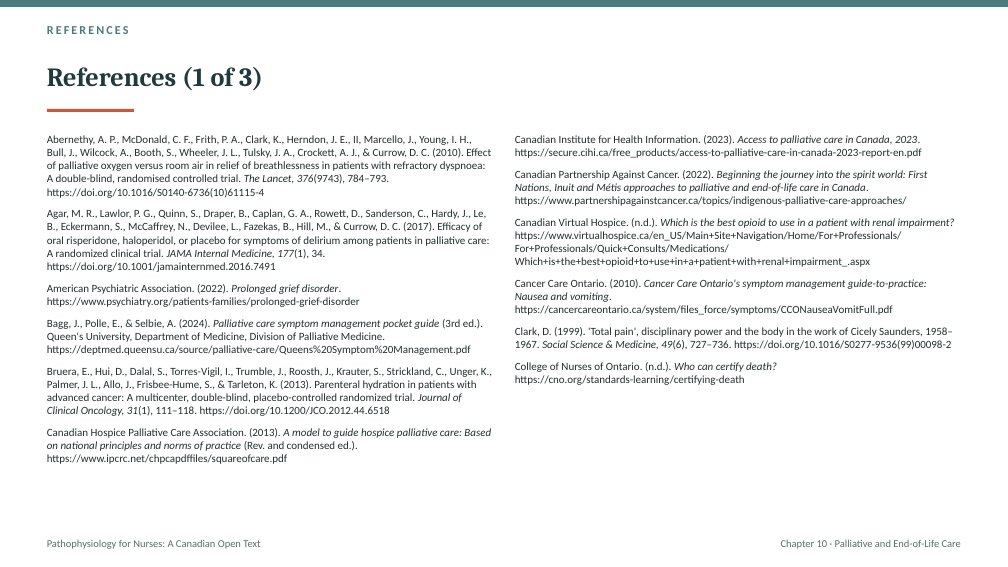
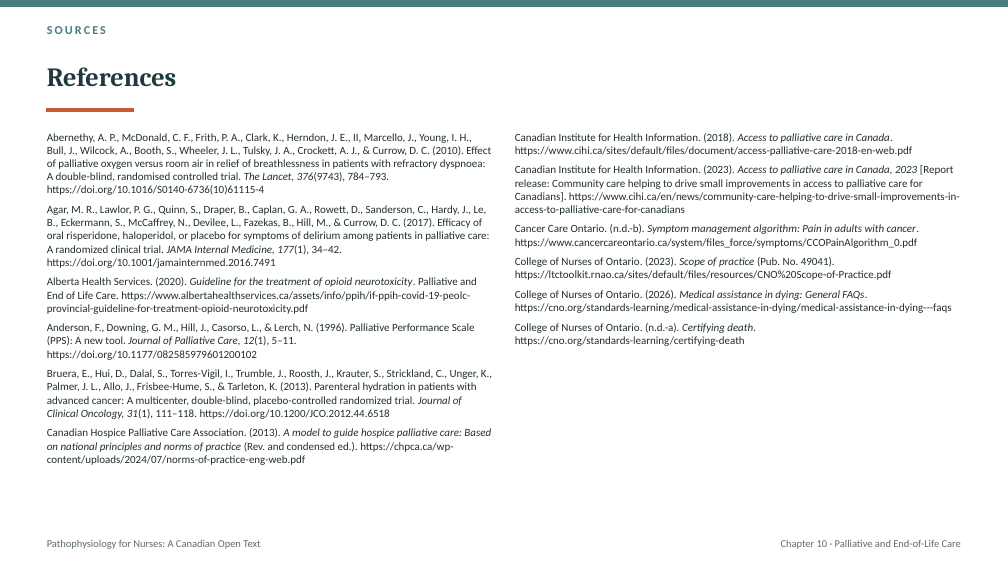
Before and after one commit to andrewleenl/opensourcenursing, a slide deck: slide 47 of Ch10_Palliative_and_End_of_Life_Care_Lecture_Presentation.pptx (slide 59 before the commit). Drawn at 1008x567 pixels with LibreOffice and Linux fonts; fonts in the diff are those of the drawing. Boxes give left, top, right and bottom in pixels: in the first picture for what was removed or moved away, otherwise in the second. Text is boxed around its words. In the diff, an @@ line names an element or a change of style, - is before the commit and + after.

```diff
--- a/Ch10_Palliative_and_End_of_Life_Care_Lecture_Presentation.pptx
+++ b/Ch10_Palliative_and_End_of_Life_Care_Lecture_Presentation.pptx
@@ text added at box(47, 26, 106, 34), 11.5 pt, text #4A7C7E, bold @@
+SOURCES
@@ title "References" at box(47, 67, 176, 86): vertical alignment top to middle @@
@@ title at box(47, 67, 176, 86): text changed; size 11.5 to 25 pt; font Calibri to Cambria; text colour #4A7C7E to #1F3A3D @@
-REFERENCES
+References
@@ title removed at box(47, 67, 263, 90) @@
-References (1 of 3)
@@ text at box(47, 133, 492, 419): less space between paragraphs @@
@@ text at box(515, 133, 960, 346): text changed @@
-Canadian Institute for Health Information. (2023). Access to palliative care in Canada, 2023. https://secure.cihi.ca/free_products/access-to-palliative-care-in-canada-2023-report-en.pdf
-Canadian Partnership Against Cancer. (2022). Beginning the journey into the spirit world: First Nations, Inuit and Métis approaches to palliative and end-of-life care in Canada. https://www.partnershipagainstcancer.ca/topics/indigenous-palliative-care-approaches/
-Canadian Virtual Hospice. (n.d.). Which is the best opioid to use in a patient with renal impairment? https://www.virtualhospice.ca/en_US/Main+Site+Navigation/Home/For+Professionals/For+Professionals/Quick+Consults/Medications/Which+is+the+best+opioid+to+use+in+a+patient+with+renal+impairment_.aspx
-Cancer Care Ontario. (2010). Cancer Care Ontario's symptom management guide-to-practice: Nausea and vomiting. https://cancercareontario.ca/system/files_force/symptoms/CCONauseaVomitFull.pdf
-Clark, D. (1999). 'Total pain', disciplinary power and the body in the work of Cicely Saunders, 1958–1967. Social Science & Medicine, 49(6), 727–736. https://doi.org/10.1016/S0277-9536(99)00098-2
-College of Nurses of Ontario. (n.d.). Who can certify death? https://cno.org/standards-learning/certifying-death
+Canadian Institute for Health Information. (2018). Access to palliative care in Canada. https://www.cihi.ca/sites/default/files/document/access-palliative-care-2018-en-web.pdf
+Canadian Institute for Health Information. (2023). Access to palliative care in Canada, 2023 [Report release: Community care helping to drive small improvements in access to palliative care for Canadians]. https://www.cihi.ca/en/news/community-care-helping-to-drive-small-improvements-in-access-to-palliative-care-for-canadians
+Cancer Care Ontario. (n.d.-b). Symptom management algorithm: Pain in adults with cancer. https://www.cancercareontario.ca/system/files_force/symptoms/CCOPainAlgorithm_0.pdf
+College of Nurses of Ontario. (2023). Scope of practice (Pub. No. 49041). https://ltctoolkit.rnao.ca/sites/default/files/resources/CNO%20Scope-of-Practice.pdf
+College of Nurses of Ontario. (2026). Medical assistance in dying: General FAQs. https://cno.org/standards-learning/medical-assistance-in-dying/medical-assistance-in-dying---faqs
+College of Nurses of Ontario. (n.d.-a). Certifying death. https://cno.org/standards-learning/certifying-death
@@ text at box(47, 205, 490, 360): text changed @@
-Agar, M. R., Lawlor, P. G., Quinn, S., Draper, B., Caplan, G. A., Rowett, D., Sanderson, C., Hardy, J., Le, B., Eckermann, S., McCaffrey, N., Devilee, L., Fazekas, B., Hill, M., & Currow, D. C. (2017). Efficacy of oral risperidone, haloperidol, or placebo for symptoms of delirium among patients in palliative care: A randomized clinical trial. JAMA Internal Medicine, 177(1), 34. https://doi.org/10.1001/jamainternmed.2016.7491
-American Psychiatric Association. (2022). Prolonged grief disorder. https://www.psychiatry.org/patients-families/prolonged-grief-disorder
-Bagg, J., Polle, E., & Selbie, A. (2024). Palliative care symptom management pocket guide (3rd ed.). Queen's University, Department of Medicine, Division of Palliative Medicine. https://deptmed.queensu.ca/source/palliative-care/Queens%20Symptom%20Management.pdf
+Agar, M. R., Lawlor, P. G., Quinn, S., Draper, B., Caplan, G. A., Rowett, D., Sanderson, C., Hardy, J., Le, B., Eckermann, S., McCaffrey, N., Devilee, L., Fazekas, B., Hill, M., & Currow, D. C. (2017). Efficacy of oral risperidone, haloperidol, or placebo for symptoms of delirium among patients in palliative care: A randomized clinical trial. JAMA Internal Medicine, 177(1), 34–42. https://doi.org/10.1001/jamainternmed.2016.7491
+Alberta Health Services. (2020). Guideline for the treatment of opioid neurotoxicity. Palliative and End of Life Care. https://www.albertahealthservices.ca/assets/info/ppih/if-ppih-covid-19-peolc-provincial-guideline-for-treatment-opioid-neurotoxicity.pdf
+Anderson, F., Downing, G. M., Hill, J., Casorso, L., & Lerch, N. (1996). Palliative Performance Scale (PPS): A new tool. Journal of Palliative Care, 12(1), 5–11. https://doi.org/10.1177/082585979601200102
@@ text at box(47, 428, 491, 465): text changed @@
-Canadian Hospice Palliative Care Association. (2013). A model to guide hospice palliative care: Based on national principles and norms of practice (Rev. and condensed ed.). https://www.ipcrc.net/chpcapdffiles/squareofcare.pdf
+Canadian Hospice Palliative Care Association. (2013). A model to guide hospice palliative care: Based on national principles and norms of practice (Rev. and condensed ed.). https://chpca.ca/wp-content/uploads/2024/07/norms-of-practice-eng-web.pdf
```
Also in this commit, not shown: 4 other slides changed, 45 slides added, 57 slides removed, 7 other files.
